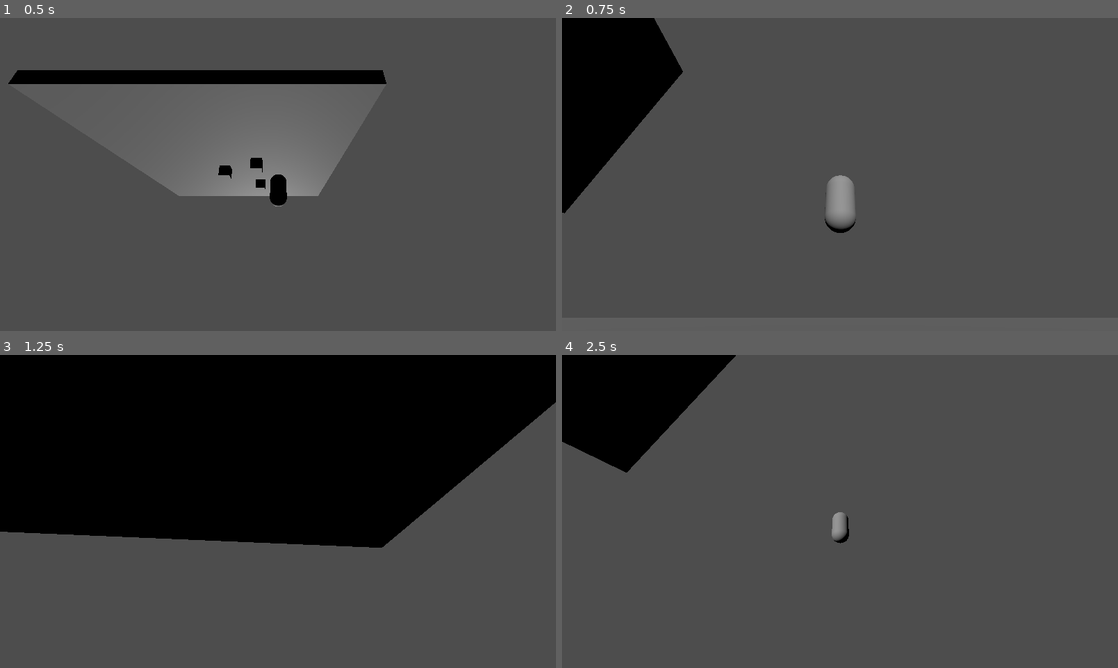
Above: before the commit, frames 1-4 (two rows, left to right).
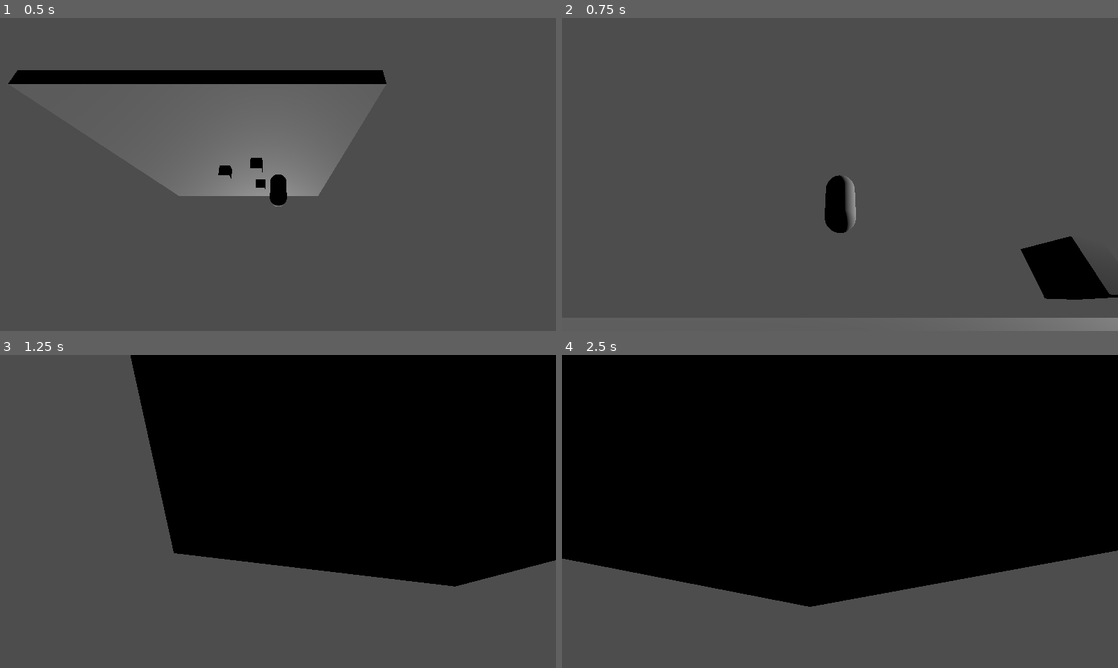
Above: after the commit, the same moments.

Repository: NaxeCode/Constellara
Game: Godot game, scene res://scenes/world.tscn
Two runs of this game, one before a commit and one after it. Both use one fixed random seed, a clock stepped at 60 frames per second and the inputs below.
Inputs (mouse positions are in pixels of both pictures, inside the frame that each line leads up to):
- Up to frame 1 (0.5 s): no input
- Up to frame 2 (0.75 s): move the mouse to (867, 174) at 0.52 s; hold W (move_forward) from 0.53 s (still down); tap Q (cam_center) at 0.6 s
- Up to frame 3 (1.25 s): keep holding W (move_forward); tap Space (jump) at 0.77 s
- Up to frame 4 (2.5 s): keep holding W (move_forward); move the mouse to (812, 511) at 1.27 s; tap Q (cam_center) at 1.35, 2.1 s; tap Space (jump) at 1.52 s; move the mouse to (851, 505) at 2.02 s

Frame 1 is identical in both runs. In frame 2, 11% of the frame differs, in the area x 0-100%, y 0-100%; in frame 3, 28%; in frame 4, 64%, in the area x 0-100%, y 0-81%.

Commit message:
Adjusted sensitivity of mouse

Diff:
--- a/scenes/player/pivot.gd
+++ b/scenes/player/pivot.gd
@@ -1,5 +1,5 @@
 extends Node3D
-@export var mouse_sensitivity : float = 0.12
+@export var mouse_sensitivity : float = 0.02
 @export var stick_sensitivity : float = 90.0   # deg/sec
 @export var min_pitch : float = -30.0          # look‑up clamp
 @export var max_pitch : float = 45.0           # look‑down clamp
